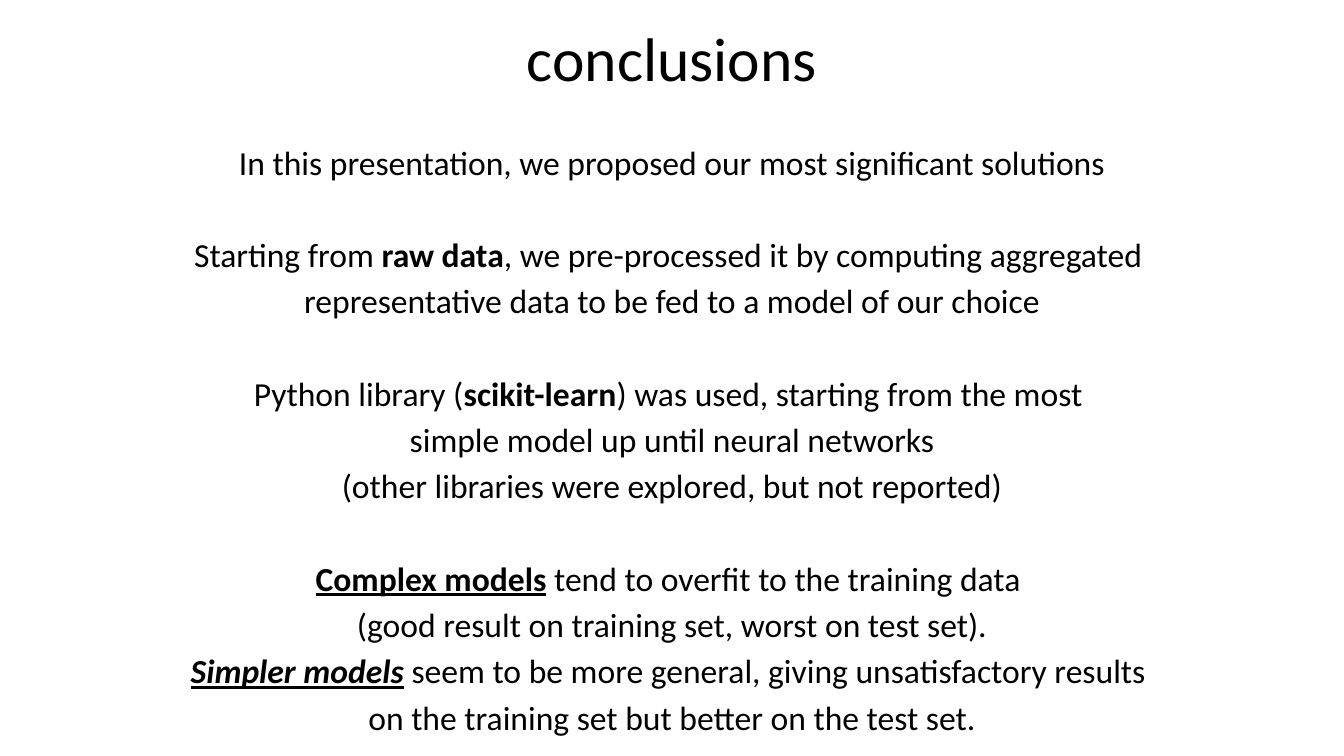
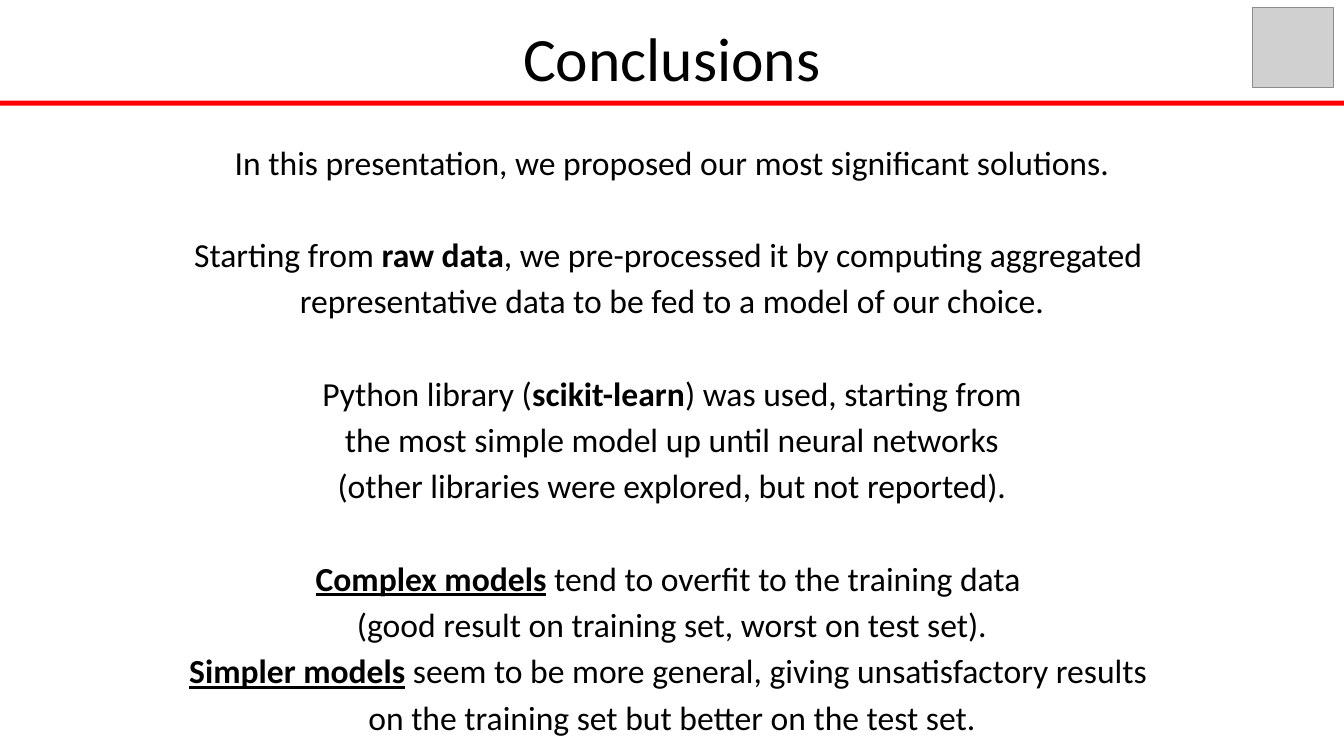
Before and after one commit to GiusTemp/kaggleunibo, a slide deck: slide 15 of slides/earthquakePrediction.pptx. Drawn at 1344x756 pixels with LibreOffice and Linux fonts; fonts in the diff are those of the drawing; grey boxes stand for pictures; background and template pictures are left out. Boxes give left, top, right and bottom in pixels: in the first picture for what was removed or moved away, otherwise in the second. Text is boxed around its words. In the diff, an @@ line names an element or a change of style, - is before the commit and + after.

```diff
--- a/slides/earthquakePrediction.pptx
+++ b/slides/earthquakePrediction.pptx
@@ picture added at [1253,7,1334,88] @@
@@ text at [523,38,820,82]: text changed @@
-conclusions
+Conclusions
@@ rectangle added at [0,101,1344,106], fill #FF0000 @@
@@ text at [235,151,1109,181]: text changed @@
-In this presentation, we proposed our most significant solutions
+In this presentation, we proposed our most significant solutions.
@@ text at [300,289,1044,504]: text changed @@
-representative data to be fed to a model of our choice
-Python library (scikit-learn) was used, starting from the most
-simple model up until neural networks
-(other libraries were explored, but not reported)
+representative data to be fed to a model of our choice.
+Python library (scikit-learn) was used, starting from
+the most simple model up until neural networks
+(other libraries were explored, but not reported).
@@ text at [189,659,1147,689]: italic off in "Simpler models" @@
```
Also in this commit, not shown: 14 other slides changed.
